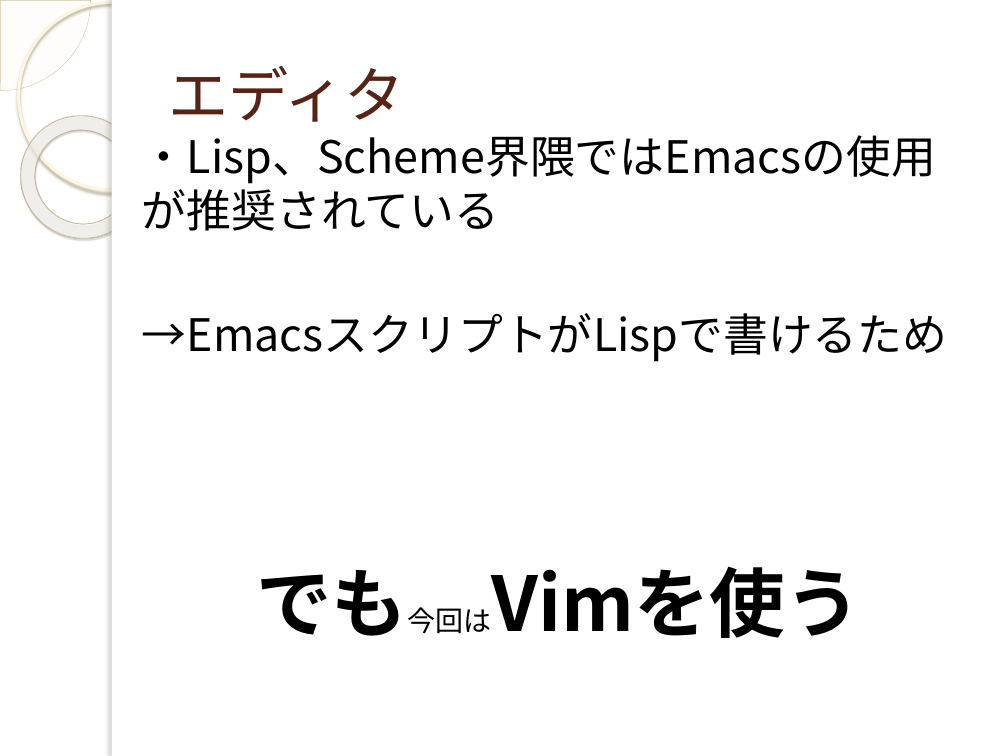
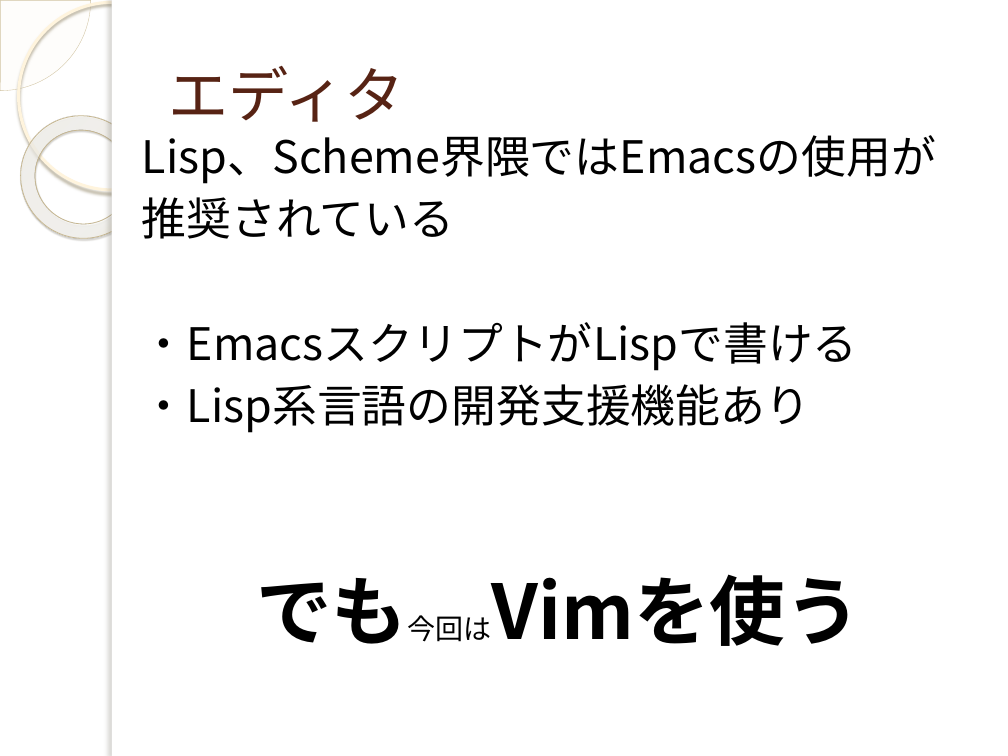
Before and after one commit to yuridonus/FEstudy, a slide deck: slide 19 of scheme.pptx (slide 18 before the commit). Drawn at 1008x756 pixels with LibreOffice and Linux fonts; fonts in the diff are those of the drawing; background and template pictures are left out. Boxes give left, top, right and bottom in pixels: in the first picture for what was removed or moved away, otherwise in the second. Text is boxed around its words. In the diff, an @@ line names an element or a change of style, - is before the commit and + after.

```diff
--- a/scheme.pptx
+++ b/scheme.pptx
@@ text at bbox=[142, 135, 936, 433]: text changed @@
-・Lisp、Scheme界隈ではEmacsの使用が推奨されている
-→EmacsスクリプトがLispで書けるため
+Lisp、Scheme界隈ではEmacsの使用が
+推奨されている
+・EmacsスクリプトがLispで書ける
+・Lisp系言語の開発支援機能あり
```
Also in this commit, not shown: 6 other slides changed, 5 slides added, 1 slide removed.
